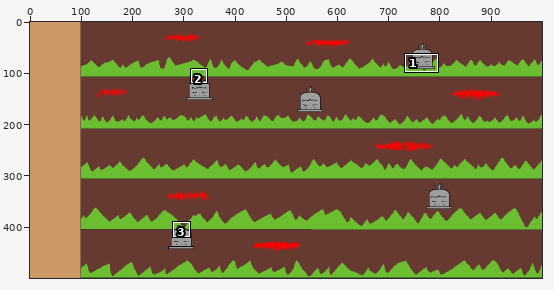
Edited in one commit: pixel-art file (assets/images/game_background/background.aseprite). The picture above shows the old version from afar; the outline marks the close-up.
Close-up. Old version:
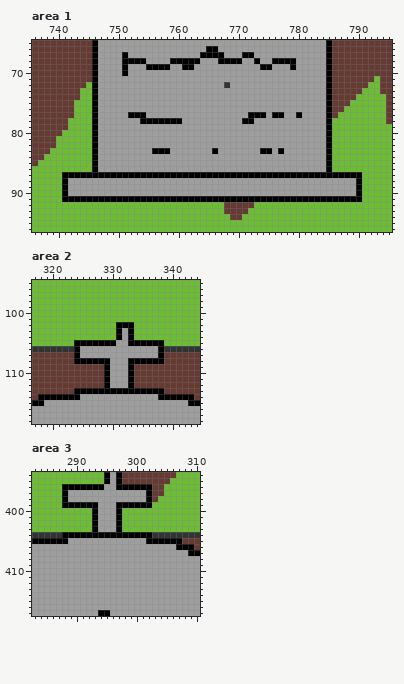
1000x500 pixels, 1 frame. Shown: area 1: x 736..795, y 65..96; area 2: x 317..344, y 95..118; area 3: x 283..310, y 394..417.
New version:
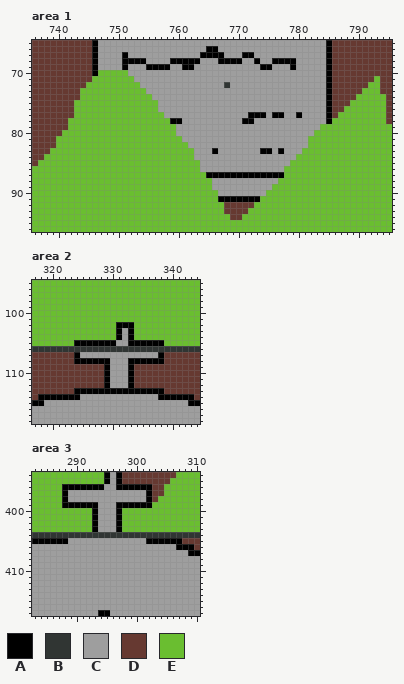
Palette (. is transparent): A #000000  B #303533  C #9e9e9e  D #663931  E #6abe30
Log entry: number of tombstones to match the bg
Edits made:
Area 1, layer "tombstone #3":
Colour A gives way to colour E in row 70 at x 751; in rows 71 to 76 at x 746; in row 77 at x 746 and 752 to 754; in row 78 at x 746 and 754 to 758; in rows 79 to 82 at x 746 and 785; in row 83 at x 746, 756 to 758 and 785.
Colour A gives way to colour E in rows 84 to 86 at x 746 and 785; in row 87 at x 741 to 764 and 778 to 790; in rows 88 to 90 at x 741 and 790; in row 91 at x 741 to 766 and 774 to 790.
Colour C gives way to colour E in row 70 at x 747 to 750; in row 71 at x 747 to 752; in row 72 at x 747 to 753; in row 73 at x 747 to 754; in row 74 at x 747 to 755; in rows 75 to 76 at x 747 to 756.
Colour C gives way to colour E in row 77 at x 747 to 751 and 755 to 757; in row 78 at x 747 to 753; in row 79 at x 747 to 759 and 784; in row 80 at x 747 to 759 and 783 to 784; in row 81 at x 747 to 760 and 782 to 784; in row 82 at x 747 to 761 and 782 to 784.
Colour C gives way to colour E in row 83 at x 747 to 755, 759 to 762 and 781 to 784; in row 84 at x 747 to 762 and 780 to 784; in row 85 at x 747 to 763 and 779 to 784; in row 86 at x 747 to 763 and 778 to 784; in row 88 at x 742 to 765 and 777 to 789; in row 89 at x 742 to 765 and 776 to 789.
Colour C gives way to colour E in row 90 at x 742 to 766 and 775 to 789.
Area 2:
Colour A gives way to colour B in row 106 at x 324 and 338.
Colour C gives way to colour B in row 106 at x 325 to 337.
Area 3:
Colour A gives way to colour B in row 404 at x 288 to 302.
Pixel boxes of the changes (left, top, right, bottom) in both close-ups:
changed: (62, 70, 218, 202)
changed: (260, 124, 362, 202)
changed: (74, 346, 164, 352)
changed: (62, 532, 152, 538)
